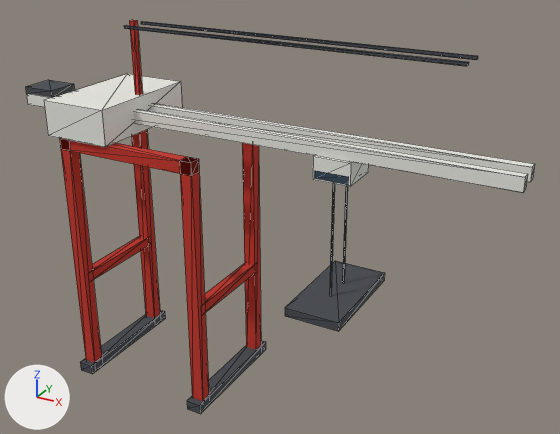
One commit to the glTF model assets/verda/city/civic/harbour_crane.glb: the scene before it, then after it.
One viewpoint serves both versions: a 50 mm camera at (51.6, -66.3, 56.1) aimed at (14.0, 2.1, 21.9). Arrows for +X, +Y and +Z are at lower left; the lights stay in place. The older version comes first. Mesh edges are drawn as thin lines. Vertices at exactly the same position are counted once.

In view in the first picture: 'harbour_crane'.
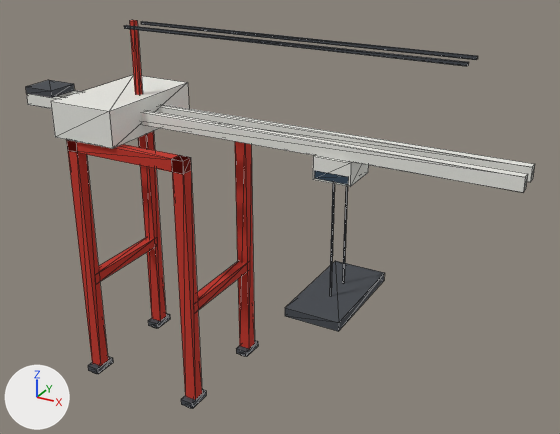
What differs and where, as boxes (x1, y1, x2, y2) in the pictures (560 x 434 px; the box of a moved part takes in the faces that stretch with it):
'harbour_crane', reshaped: before (26, 20, 535, 414); after (26, 20, 535, 409)
part 1 of me_harbour_crane, moved or reshaped: before (131, 130, 261, 350); after (138, 131, 255, 349)
part 2 of me_harbour_crane, moved or reshaped: before (59, 138, 209, 401); after (66, 140, 202, 400)
part 3 of me_harbour_crane, moved or reshaped: before (92, 236, 148, 279); after (98, 238, 154, 281)
part 4 of me_harbour_crane, moved or reshaped: before (205, 263, 254, 312); after (197, 261, 247, 310)
part 5 of me_harbour_crane, moved or reshaped: before (44, 74, 182, 147); after (51, 75, 189, 149)
part 6 of me_harbour_crane, added: after (148, 313, 170, 328)
part 7 of me_harbour_crane, added: after (88, 356, 113, 374)
part 8 of me_harbour_crane, added: after (236, 340, 258, 357)
part 9 of me_harbour_crane, added: after (181, 389, 206, 409)
part 10 of me_harbour_crane, deleted: before (80, 310, 165, 374)
part 11 of me_harbour_crane, deleted: before (187, 340, 266, 414)

The change, as a list of edits to the scene's bpy script:
```text
Add img_image_4:
    img_image_4 = load_image('Image_4', '_unpacked/Image_4', 64, 64, 'sRGB')
Add mat_wheel:
    mat_wheel = principled_material('wheel')
    mat_wheel.texture = img_image_4
    mat_wheel.roughness = 1.0
Change me_harbour_crane:
    used by ob_harbour_crane; location = (0.0, 0.0, 0.0)
    remove me_harbour_crane.from_pydata(...)  # 166 vertices, 264 faces; spans x -18.0..40.0, y -7.5..7.5, z 0.0..42.0
    add me_harbour_crane.from_pydata(...)  # 278 vertices, 432 faces; spans x -18.0..40.0, y -7.4..7.4, z 0.0..42.0
    me_harbour_crane part 1: the loose piece of 20 vertices spanning x -8.7..8.7, y 5.3..6.7, z 0.0..30.0 is scaled about its middle by (0.878, 1, 0.966), then moved by (0.0, 0.0, 0.5)
    me_harbour_crane part 2: the loose piece of 20 vertices spanning x -8.7..8.7, y -6.7..-5.3, z 0.0..30.0 is scaled about its middle by (0.878, 1, 0.966), then moved by (0.0, 0.0, 0.5)
    me_harbour_crane part 3: the loose piece of 8 vertices spanning x -8.6..-7.4, y -6.0..6.0, z 12.0..13.2 is moved by (1.0, 0.0, 0.0)
    me_harbour_crane part 4: the loose piece of 8 vertices spanning x 7.4..8.6, y -6.0..6.0, z 12.0..13.2 is moved by (-1.0, 0.0, 0.0)
    me_harbour_crane part 5: the loose piece of 8 vertices spanning x -10.0..-2.0, y -7.0..7.0, z 30.0..34.0 is moved by (1.0, 0.0, 0.0)
    me_harbour_crane part 6: a new loose piece, a box spanning x -7.8..-6.2, y 4.6..7.4, z 0.25..1.0, in mat_dark (picture img_image_2)
    me_harbour_crane part 7: a new loose piece, a box spanning x -7.8..-6.2, y -7.4..-4.6, z 0.25..1.0, in mat_dark (picture img_image_2)
    me_harbour_crane part 8: a new loose piece, a box spanning x 6.2..7.8, y 4.6..7.4, z 0.25..1.0, in mat_dark (picture img_image_2)
    me_harbour_crane part 9: a new loose piece, a box spanning x 6.2..7.8, y -7.4..-4.6, z 0.25..1.0, in mat_dark (picture img_image_2)
    me_harbour_crane part 10: the loose piece of 8 vertices spanning x -8.9..-7.1, y -7.5..7.5, z 0.0..1.2 is deleted
    me_harbour_crane part 11: the loose piece of 8 vertices spanning x 7.1..8.9, y -7.5..7.5, z 0.0..1.2 is deleted
    other edits to the shape of me_harbour_crane do not show in these pictures
    add me_harbour_crane.materials.append(mat_wheel)  # picture img_image_4
```
